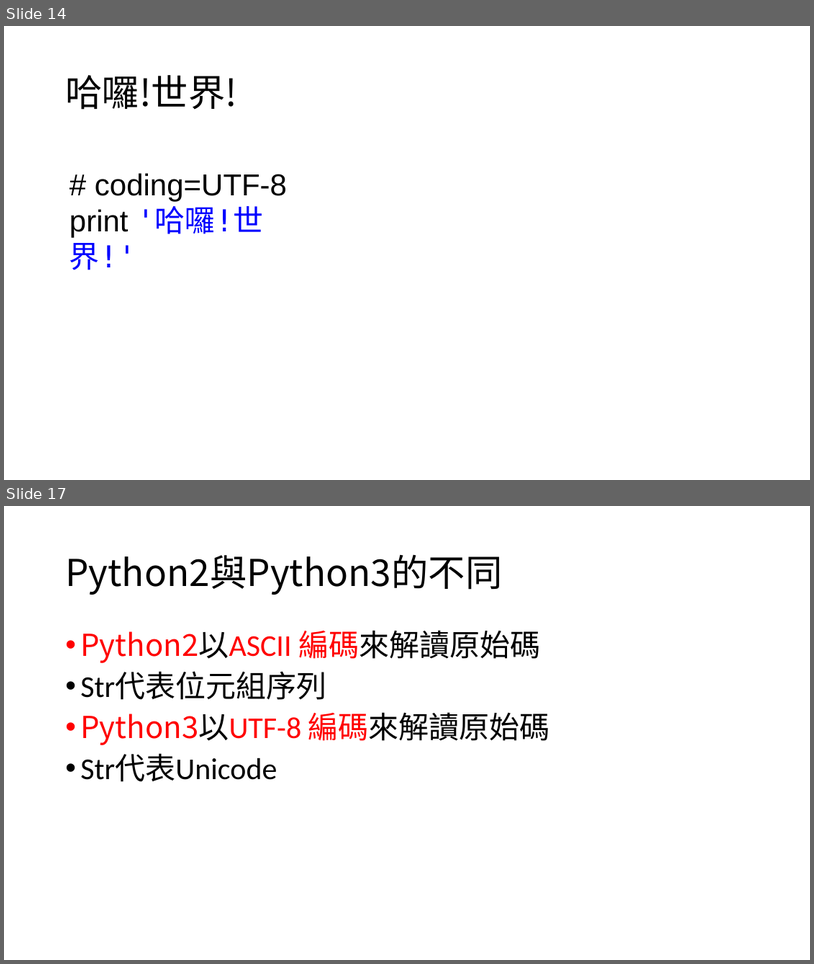
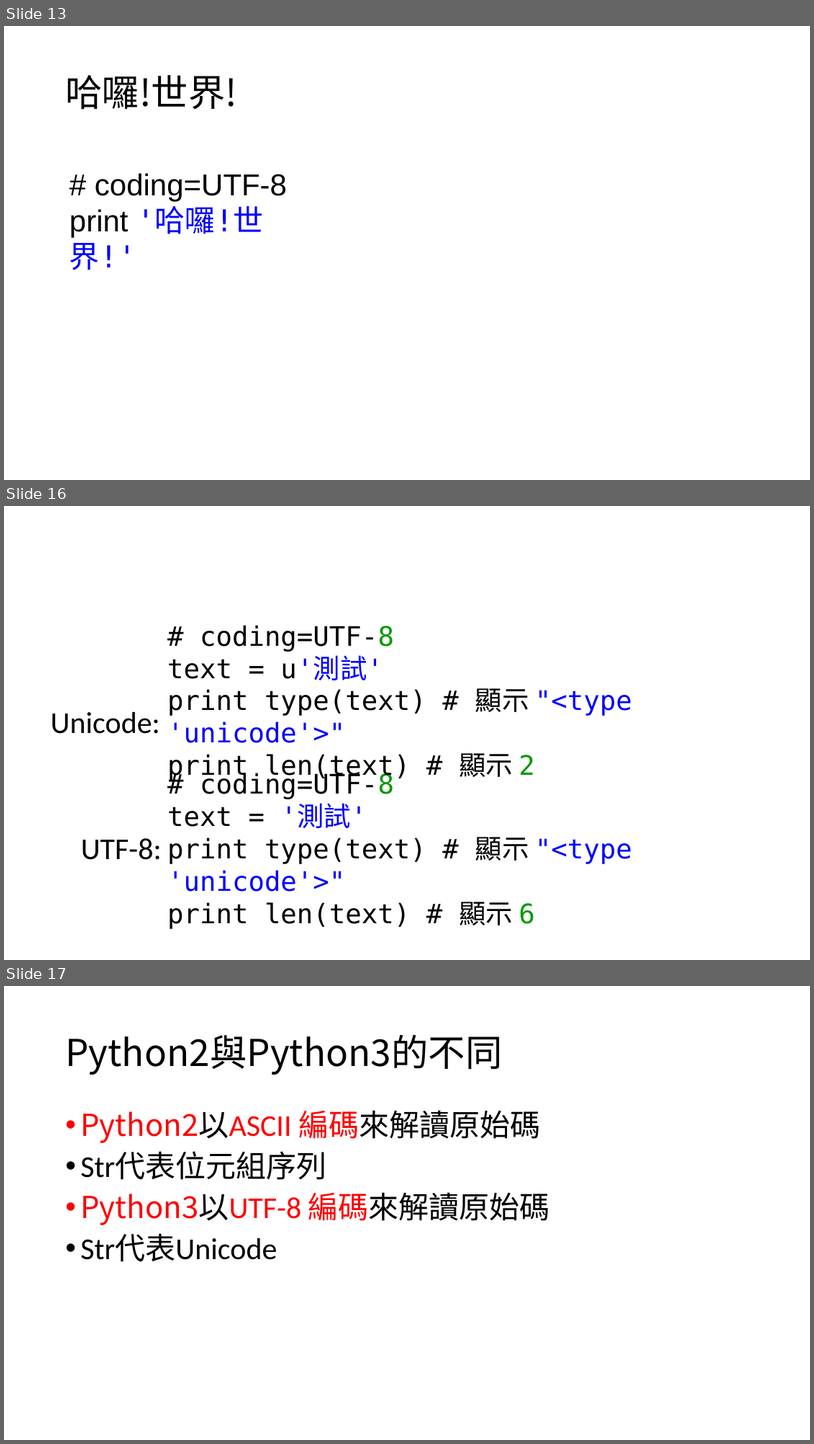
Before and after one commit to timmy61109/Python-Tutorial, a slide deck: Python程式設計入門指南.pptx. Shown one above the other, each under a label of ours: slides 14 and 17 before the commit, slides 13, 16 and 17 after it; the slides between them are not shown. The pictures are 814x964 and 814x1444 pixels, drawn with LibreOffice and Linux fonts; fonts in the diff are those of the drawing. Boxes give left, top, right and bottom in pixels: in the first picture for what was removed or moved away, otherwise in the second. Text is boxed around its words. In the diff, an @@ line names an element or a change of style, - is before the commit and + after.

```diff
--- a/Python程式設計入門指南.pptx
+++ b/Python程式設計入門指南.pptx
@@ slide 16 added at (4, 506, 810, 960), background #FFFFFF @@
@@ text added at (167, 625, 633, 780), 32 pt, text #000000 @@
+# coding=UTF-8
+text = u'測試'
+print type(text) # 顯示 "<type 'unicode'>"
+print len(text) # 顯示 2
@@ text added at (51, 712, 160, 734), 36 pt, text #000000 @@
+Unicode:
@@ text added at (167, 772, 633, 928), 32 pt, text #000000 @@
+# coding=UTF-8
+text = '測試'
+print type(text) # 顯示 "<type 'unicode'>"
+print len(text) # 顯示 6
@@ text added at (81, 838, 162, 860), 36 pt, text #000000 @@
+UTF-8:
@@ what was slide 14 is now slide 13 @@
```
Also in this commit, not shown: 7 slides changed, 54 other slides added, 1 slide removed.
